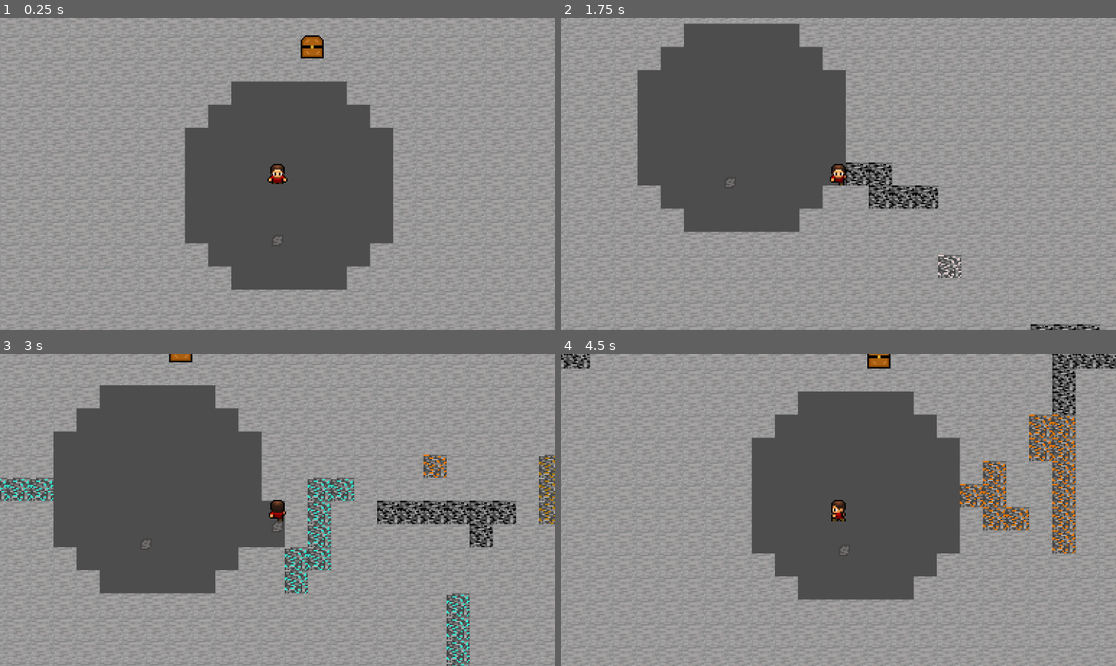
Above: before the commit, frames 1-4 (two rows, left to right).
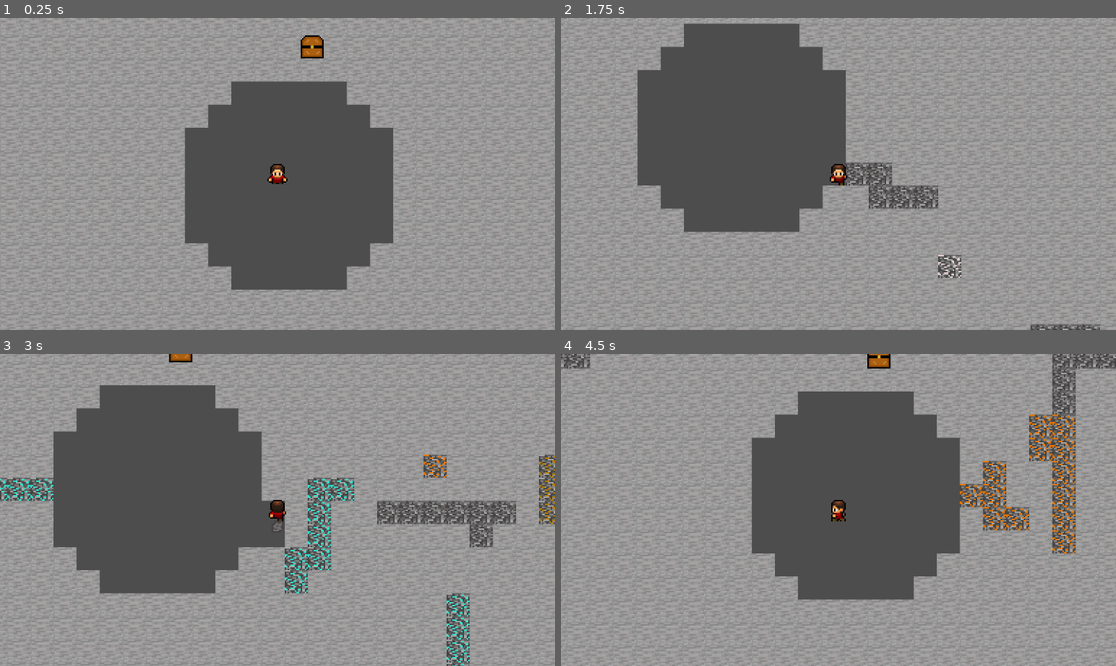
Above: after the commit, the same moments.

Repository: CaveManProject/Project_CaveMan
Game: Godot game, scene res://scene/world.tscn
Two runs of this game, one before a commit and one after it. Both use one fixed random seed, a clock stepped at 60 frames per second and the inputs below.
Inputs:
- Up to frame 1 (0.25 s): no input
- Up to frame 2 (1.75 s): hold D (right) 0.53-1.28 s; tap E (e) at 0.6 s; tap I (i) at 0.8, 1.35 s; hold S (down) from 1.28 s (still down); tap Space (space) at 1.55 s
- Up to frame 3 (3 s): release S (down) at 2.03 s; hold D (right) 2.03-2.78 s; tap Space (space) at 2.1 s; tap E (e) at 2.3, 2.85 s; hold W (up) from 2.78 s (still down)
- Up to frame 4 (4.5 s): tap I (i) at 3.05, 3.6 s; release W (up) at 3.53 s; hold A (left) from 3.53 s (still down); tap Space (space) at 3.8, 4.35 s

The runs differ from the first frame. In frame 1, less than 0.1% of the frame differs, in the area x 49-51%, y 69-73%; in frame 2, 0.4%; in frame 3, 0.6%, in the area x 25-93%, y 46-63%; in frame 4, 0.4%.

Commit message:
:sparkles: world borders and adding to inventory

Diff:
--- a/Game/Script/Inventory/InventoryUISlot.gd
+++ b/Game/Script/Inventory/InventoryUISlot.gd
@@ -2,18 +2,13 @@
 
 @onready var item_visual: Sprite2D = $CenterContainer/Panel/item_display
 @onready var amount_text: Label = $CenterContainer/Panel/Label
-
-func get_item_visual(type: World.TileType) -> String:
-	match type:
-		World.TileType.IRON: return "iron"
-	return "coal"
 
 func update(item: InventoryItem):
 	if !item:
 		item_visual.visible = false
 	else:
 		item_visual.visible = true
-		#item_visual.texture = get_item_visual(item.type)
+		item_visual.texture = Item.get_texture(item.type)
 		if item.amount > 1:
 			amount_text.visible = true
 			amount_text.text = str(item.amount)
--- a/Game/Script/Items/Item.gd
+++ b/Game/Script/Items/Item.gd
@@ -2,6 +2,17 @@
 
 @export var item: InventoryItem
 @onready var sprite: Sprite2D = $Sprite2D
+
+static func get_texture(type: World.TileType) -> Texture2D:
+	match type:
+		World.TileType.COAL: return load("res://Assets/Items/Coal.png")
+		World.TileType.STONE: return load("res://Assets/Items/Stone_chunk.png")
+		World.TileType.COPPER: return load("res://Assets/Items/Copper.png")
+		World.TileType.IRON: return load("res://Assets/Items/Iron.png")
+		World.TileType.ALUMINUM: return load("res://Assets/Items/Aluminum.png")
+		World.TileType.DIAMOND: return load("res://Assets/Items/Diamond.png")
+	return null
+
 
 func _on_interactable_body_entered(body: CharacterBody2D):
 	if body is PlayerBody:
@@ -9,12 +20,6 @@
 		await get_tree().create_timer(0.1).timeout
 		self.queue_free()
 
-func get_texture(type: World.TileType) -> Texture2D:
-	match type:
-		World.TileType.COAL: return load("res://Assets/Items/Coal.png")
-		World.TileType.STONE: return load("res://Assets/Items/Stone_chunk.png")
-		World.TileType.COPPER: return load("res://Assets/Items/Copper.png")
-	return load("res://Assets/Items/Emerald.png")
 
 func _ready():
 	sprite.texture = get_texture(item.type)
--- a/Game/Script/Resources/Inventory.gd
+++ b/Game/Script/Resources/Inventory.gd
@@ -5,8 +5,9 @@
 @export var items: Array[InventoryItem]
 
 func insert(item: InventoryItem):
-	print(item.type)
-	var filtered = items.filter(func(_item): _item.type == item.type)
+	print("Item: ", item.type, " Amount: ", item.amount)
+	var filtered = items.filter(func(_item): return _item.type == item.type)
+	print(items)
 	if filtered.size() > 0:
 		filtered[0].amount += 1
 	else:
--- a/Game/Script/World.gd
+++ b/Game/Script/World.gd
@@ -12,7 +12,8 @@
 	COPPER,
 	IRON,
 	DIAMOND,
-	ALUMINIUM,
+	ALUMINUM,
+	BEDROCK,
 	AIR
 }
 
@@ -22,28 +23,30 @@
 		2: return TileType.COPPER
 		3: return TileType.IRON
 		4: return TileType.DIAMOND
-		5: return TileType.ALUMINIUM
+		5: return TileType.ALUMINUM
 	return TileType.COAL
 
 
 func type_to_cords(type: TileType) -> Vector2:
 	match type:
 		TileType.STONE: return Vector2(2, 2)
-		TileType.COAL: return Vector2(0, 2)
+		TileType.COAL: return Vector2(1, 1)
 		TileType.COPPER: return Vector2(3,1)
 		TileType.IRON: return Vector2(0, 0)
 		TileType.DIAMOND: return Vector2(1, 0)
-		TileType.ALUMINIUM: return Vector2(0, 1)
+		TileType.ALUMINUM: return Vector2(0, 1)
+		TileType.BEDROCK: return Vector2(0, 2)
 	return Vector2(-1, -1)
 
 func cords_to_type(cords: Vector2) -> TileType:
 	match cords:
 		Vector2(2, 2): return TileType.STONE
-		Vector2(0, 2): return TileType.COAL
+		Vector2(1, 1): return TileType.COAL
 		Vector2(3, 1): return TileType.COPPER
 		Vector2(0, 0): return TileType.IRON
 		Vector2(1, 0): return TileType.DIAMOND
-		Vector2(0, 1): return TileType.ALUMINIUM
+		Vector2(0, 1): return TileType.ALUMINUM
+		Vector2(0, 2): return TileType.BEDROCK
 	return TileType.AIR
 
 var rng = RandomNumberGenerator.new()
@@ -100,10 +103,12 @@
 
 func init_grid():
 	grid = []
-	for x in range(MAP_WIDTH):
+	for x in MAP_WIDTH:
 		grid.append([])
-		for y in range(MAP_HEIGHT):
-			if is_in_safe_zone(x,y):
+		for y in MAP_HEIGHT:
+			if (x == 0 or x == MAP_WIDTH - 1) or (y == 0 or y == MAP_HEIGHT - 1):
+				grid[x].append(TileType.BEDROCK)
+			elif is_in_safe_zone(x,y):
 				grid[x].append(TileType.AIR)
 			else:
 				grid[x].append(TileType.STONE)
@@ -157,13 +162,6 @@
 
 		iteration += 1
 
-
-func print_chunks():
-	for x in range(MAP_WIDTH):
-		for y in range(MAP_HEIGHT):
-			if grid[x][y] != TileType.STONE:
-				print(grid[x][y])
-
 func spawn_tiles():
 	for x in MAP_WIDTH:
 		for y in MAP_HEIGHT:
@@ -172,7 +170,6 @@
 			if grid[x][y] != TileType.AIR:
 				tileMap.set_cell(0, Vector2(t_x, t_y), 0, type_to_cords(grid[x][y]))
 
-
 # Called when the node enters the scene tree for the first time.
 func _ready():
 	init_grid()
@@ -182,13 +179,9 @@
 
 func block_in_radius(playerCords: Vector2, rotation: PlayerBody.PlayerRotation) -> bool:
 	var target = playerCords + DIRECTIONS[rotation] - Vector2(MAP_WIDTH/2, MAP_HEIGHT/2)
-	print("X: ", target.x)
-	print("Y: ", target.y)
-	print(grid[target.x][target.y])
-	if grid[target.x][target.y] != TileType.AIR:
-		print("In radius")
-		return true
-	return false
+	var tileType = grid[target.x][target.y]
+
+	return tileType != TileType.AIR and tileType != TileType.BEDROCK
 
 func mine_block(playerCords: Vector2, rotation: PlayerBody.PlayerRotation):
 	tileMap.erase_cell(0, playerCords + DIRECTIONS[rotation])
--- a/Game/scene/world.tscn
+++ b/Game/scene/world.tscn
@@ -10,12 +10,9 @@
 [ext_resource type="Texture2D" uid="uid://dm0i76g1irwm7" path="res://Assets/Objects/Furnace.png" id="7_c2yjb"]
 [ext_resource type="Texture2D" uid="uid://bqrj46oc8ndsl" path="res://Assets/Objects/Crafting_Table.png" id="8_5rcx5"]
 [ext_resource type="Texture2D" uid="uid://so5e6ghyex7f" path="res://Assets/Objects/Stone_Cutter.png" id="9_q8y5u"]
-[ext_resource type="PackedScene" path="res://Scene/Blocks/block.tscn" id="10_a7jp3"]
 [ext_resource type="Texture2D" uid="uid://cveme323tnuvi" path="res://Assets/Items/Stone_chunk.png" id="10_h3yvf"]
 [ext_resource type="Texture2D" uid="uid://0yg7v6csvilw" path="res://Assets/Items/tree_basic.png" id="11_kfqi5"]
 [ext_resource type="PackedScene" uid="uid://dlbfk6yvuxcn7" path="res://Scene/Chest/chest.tscn" id="13_wytdu"]
-[ext_resource type="PackedScene" uid="uid://7npf67665n3l" path="res://Scene/Items/item.tscn" id="14_8oaw6"]
-[ext_resource type="Script" path="res://Script/Resources/InventoryItem.gd" id="15_d4ujl"]
 
 [sub_resource type="TileSetAtlasSource" id="TileSetAtlasSource_mxvh0"]
 texture = ExtResource("2_na556")
@@ -224,11 +221,6 @@
 sources/8 = SubResource("TileSetAtlasSource_3jqka")
 sources/9 = SubResource("TileSetAtlasSource_6yaao")
 
-[sub_resource type="Resource" id="Resource_6nboh"]
-script = ExtResource("15_d4ujl")
-amount = 1
-type = 0
-
 [node name="World" type="Node2D"]
 script = ExtResource("1_j7jpn")
 MAP_WIDTH = 40
@@ -242,16 +234,5 @@
 
 [node name="Player" parent="." instance=ExtResource("1_sp1lt")]
 
-[node name="Block" parent="." instance=ExtResource("10_a7jp3")]
-position = Vector2(-40, 72)
-
-[node name="Block2" parent="." instance=ExtResource("10_a7jp3")]
-position = Vector2(25, 88)
-scale = Vector2(0.951399, 1.01365)
-
 [node name="Chest" parent="." instance=ExtResource("13_wytdu")]
 position = Vector2(24, -88)
-
-[node name="Stick" parent="." instance=ExtResource("14_8oaw6")]
-position = Vector2(0, 46)
-item = SubResource("Resource_6nboh")
Not shown: 1 places in Game/scene/world.tscn that only renumber resources
